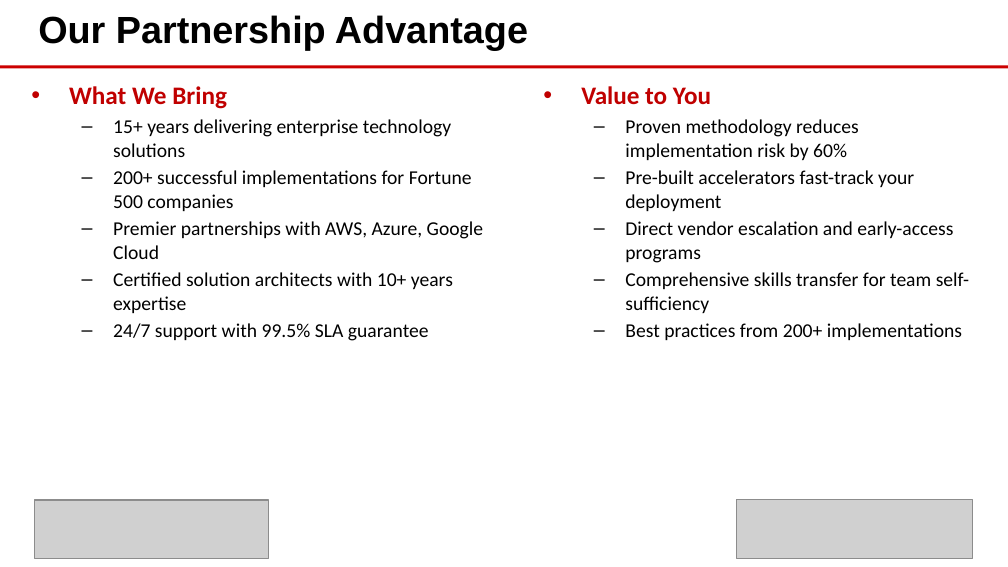
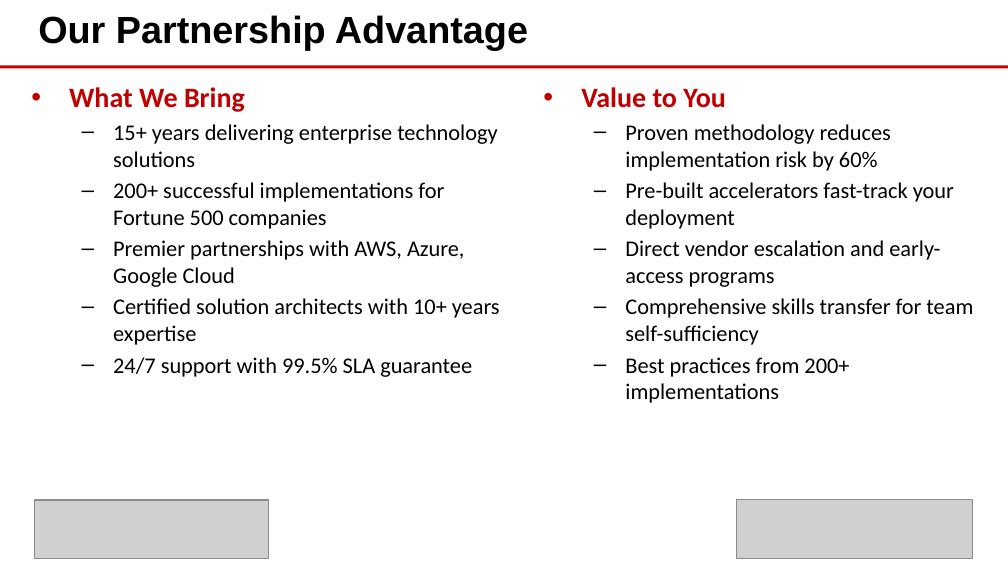
Before and after one commit to eoframework/solutions, a slide deck: slide 7 of solution-template/sample-provider/sample-category/sample-solution/presales/solution-briefing.pptx. Drawn at 1008x567 pixels with LibreOffice and Linux fonts; fonts in the diff are those of the drawing; grey boxes stand for pictures; background and template pictures are left out. Boxes give left, top, right and bottom in pixels: in the first picture for what was removed or moved away, otherwise in the second. Text is boxed around its words. In the diff, an @@ line names an element or a change of style, - is before the commit and + after.

```diff
--- a/solution-template/sample-provider/sample-category/sample-solution/presales/solution-briefing.pptx
+++ b/solution-template/sample-provider/sample-category/sample-solution/presales/solution-briefing.pptx
@@ text "What We Bring" at bbox=[69, 87, 500, 377]: size 18 to 20 pt in "What We Bring"; size 14 to 16 pt @@
@@ text "Value to You" at bbox=[581, 87, 973, 403]: size 18 to 20 pt in "Value to You"; size 14 to 16 pt @@
```
Also in this commit, not shown: 1 other slide changed, 2 other files.
